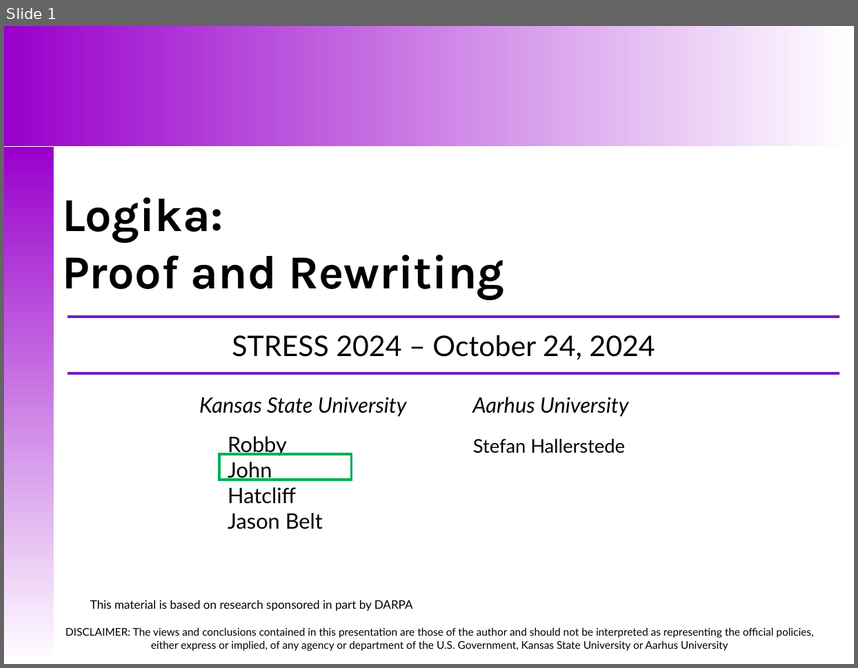
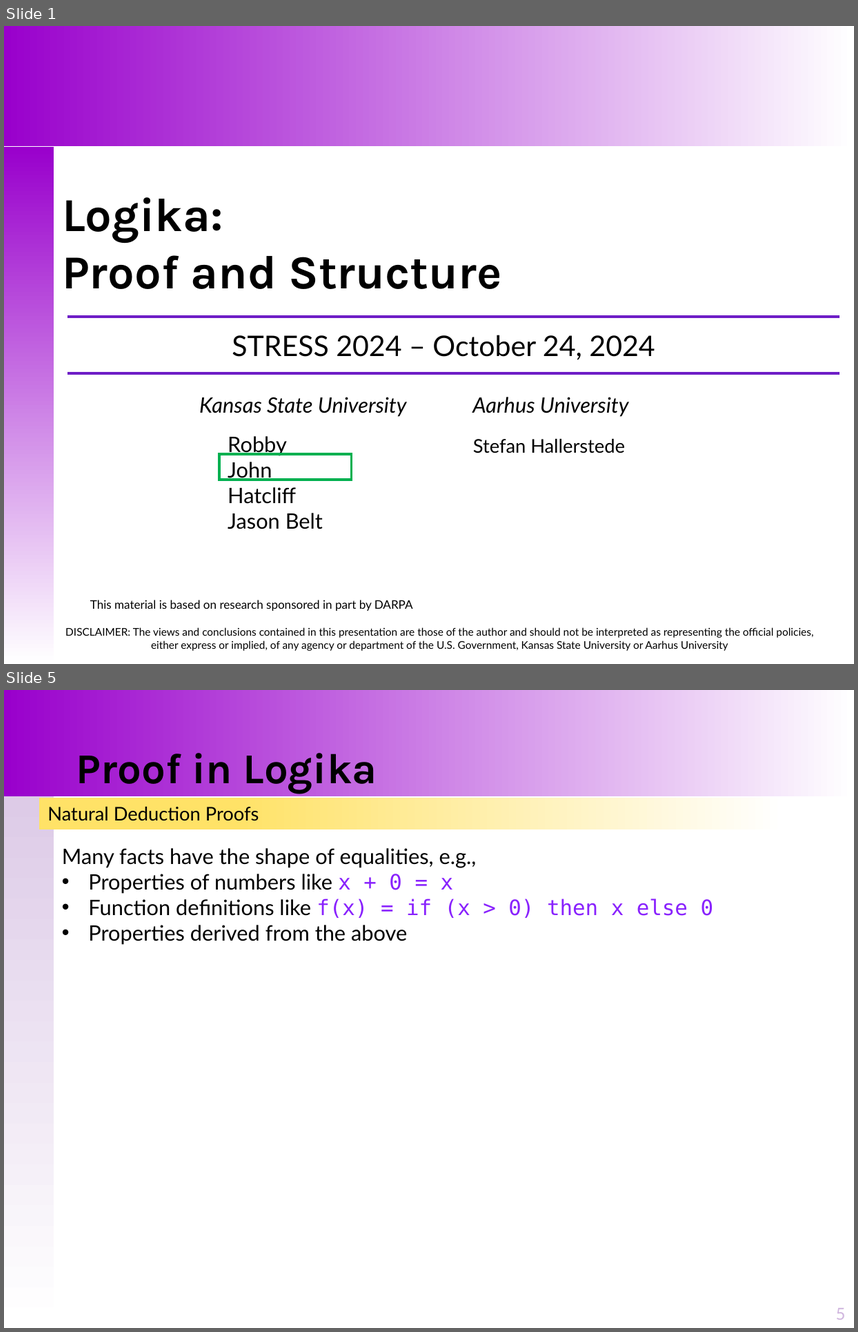
Before and after one commit to santoslab/stress24, a slide deck: slides/A-01-02-Proofs-Structure.pptx. Shown one above the other, each under a label of ours: slide 1 before the commit, slides 1 and 5 after it; the slides between them are not shown. The pictures are 858x668 and 858x1332 pixels, drawn with LibreOffice and Linux fonts; fonts in the diff are those of the drawing. Boxes give left, top, right and bottom in pixels: in the first picture for what was removed or moved away, otherwise in the second. Text is boxed around its words. In the diff, an @@ line names an element or a change of style, - is before the commit and + after.

```diff
--- a/slides/A-01-02-Proofs-Structure.pptx
+++ b/slides/A-01-02-Proofs-Structure.pptx
@@ slide 5 added at [4, 690, 854, 1328], background #FFFFFF @@
@@ rectangle added at [4, 690, 854, 796], fill gradient #9900CC to #FFFFFF @@
@@ title added at [76, 753, 377, 793], 36 pt, text #000000, bold @@
+Proof in Logika
@@ rectangle added at [5, 796, 54, 1327], fill gradient #DDCBE7 to #FFFFFF @@
@@ rectangle added at [40, 798, 785, 829], fill gradient #FFFFFF to #FFE267, 16 pt, text #000000 @@
+Natural Deduction Proofs
@@ text added at [62, 848, 714, 945], 18 pt, text #000000 @@
+Many facts have the shape of equalities, e.g.,
+• Properties of numbers like x + 0 = x
+• Function definitions like f(x) = if (x > 0) then x else 0
+• Properties derived from the above
@@ page number added at [836, 1308, 846, 1319], 14 pt, text #D0B6DE @@
+5
@@ slide 1 changed as well @@
@@ title at [62, 197, 502, 289]: text changed @@
-Logika:
-Proof and Rewriting
+Logika:
+Proof and Structure
```
Also in this commit, not shown: 1 other slide changed, 2 other slides added, 8 other files.
